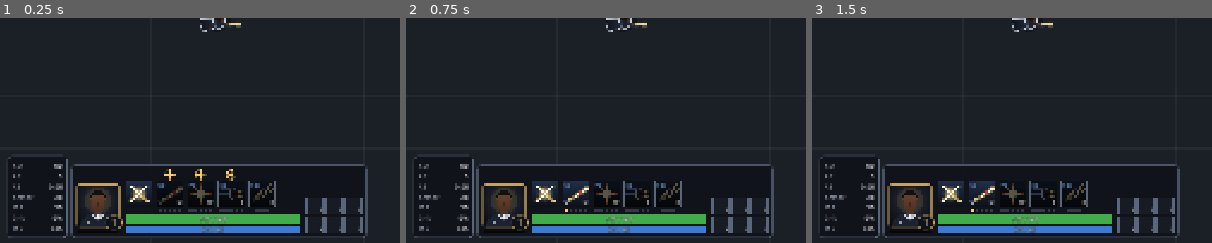
Above: before the commit, frames 1-3 (left to right).
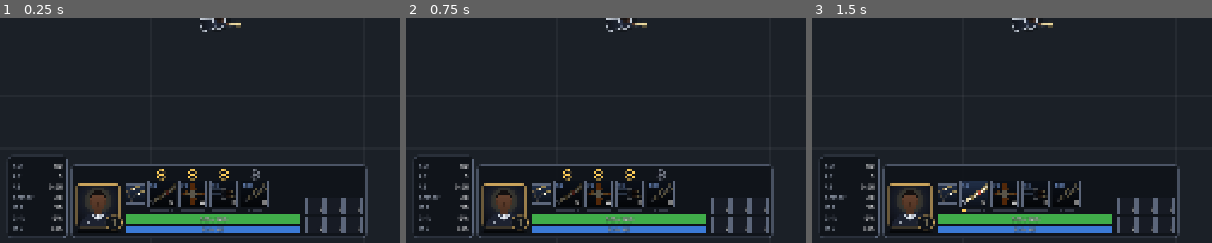
Above: after the commit, the same moments.

Repository: Anhdung1478/lucian-the-lantern
Game: Godot game, scene res://src/stage/stage.tscn
The game is run twice, just before and just after one commit, with the same random seed, the same clock (stepped at 60 frames per second) and the same inputs.
Inputs (mouse positions are % of the whole screen's width and height, from its top left):
- Up to frame 1 (0.25 s): no input
- Up to frame 2 (0.75 s): click (44, 85) at 0.52 s
- Up to frame 3 (1.5 s): click (43, 85) at 1.27 s
The pictures show only the part of the screen within x 23-73%, y 50-100%; the shares and areas given below are measured in that part.

The runs differ from the first frame. In frame 1, 2.8% of the frame differs, in the area x 31-69%, y 67-87%; in frame 2, 2.9%; in frame 3, 2.5%.

Commit message:
Skill bar: grey and locked rank-up buttons, Q/W grey during R and E during Q, smaller passive with new art
Co-Authored-By: Claude <noreply@anthropic.com>

Diff:
--- a/assets/art/ui/icon_passive.svg
+++ b/assets/art/ui/icon_passive.svg
@@ -1,11 +1,17 @@
 <svg xmlns="http://www.w3.org/2000/svg" width="128" height="128" viewBox="0 0 64 64">
-  <!-- Lightslinger: two crossed bolts of light -->
-  <defs><linearGradient id="bg" x1="0" y1="0" x2="0" y2="1"> …(253 unchanged characters)… f5a" stop-opacity="0"/></radialGradient></defs><rect width="64" height="64" fill="url(#bg)"/>
-  <circle cx="32" cy="32" r="20" fill="url(#glow)" opacity="0.6"/>
-  <path d="M 12 50 L 50 14" stroke="#ffcf5a" stroke-width="7" stroke-linecap="round" opacity="0.5"/>
-  <path d="M 12 50 L 50 14" stroke="#fffbe8" stroke-width="3" stroke-linecap="round"/>
-  <path d="M 14 14 L 52 50" stroke="#ffcf5a" stroke-width="7" stroke-linecap="round" opacity="0.5"/>
-  <path d="M 14 14 L 52 50" stroke="#fffbe8" stroke-width="3" stroke-linecap="round"/>
-  <circle cx="50" cy="14" r="5" fill="url(#glow)"/>
-  <circle cx="52" cy="50" r="5" fill="url(#glow)"/>
+  <!-- Lightslinger: two relic pistols firing rays of light -->
+  <defs><linearGradient id="bg" x1="0" y1="0" x2="0" y2="1"> …(253 unchanged characters)… f5a" stop-opacity="0"/></radialGradient>
+    <g id="gun">
+      <path d="M 27 -1.5 L 80 -1.5" stroke="#ffcf5a" stroke-width="7" stroke-linecap="round" opacity="0.5"/>
+      <path d="M 27 -1.5 L 80 -1.5" stroke="#fffbe8" stroke-width="2.6" stroke-linecap="round"/>
+      <path d="M -5 -6 L 24 -6 L 26 -4 L 26 1 L 9 1 L 7 4 L 2.5 4 L 0.5 14 L -7 14 L -5 3 Z" fill="#2b2f38" stroke="#c9a45c" stroke-width="1.3" stroke-linejoin="round"/>
+      <path d="M -3 -3.6 L 22 -3.6" stroke="#c9a45c" stroke-width="1"/>
+      <path d="M 3 4 C 3 7 7 7 8 1" fill="none" stroke="#c9a45c" stroke-width="1"/>
+      <circle cx="1.5" cy="-1" r="1.7" fill="#fffbe8"/>
+      <circle cx="27" cy="-1.5" r="5" fill="url(#glow)"/>
+    </g>
+  </defs>
+  <rect width="64" height="64" fill="url(#bg)"/>
+  <use href="#gun" transform="translate(9 27) rotate(-30) scale(0.85)"/>
+  <use href="#gun" transform="translate(20 47) rotate(-30) scale(0.85)"/>
 </svg>
--- a/src/core/champion_progress.gd
+++ b/src/core/champion_progress.gd
@@ -50,6 +50,15 @@
 		and next <= mini(MAX_RANKS[slot], bought[slot])
 		and level >= required_level(slot, next)
 	)
+
+
+## The next rank of `slot` is bought in the Evolution Tree.
+func next_rank_bought(slot: Slot) -> bool:
+	return ranks[slot] < mini(MAX_RANKS[slot], bought[slot])
+
+
+func is_maxed(slot: Slot) -> bool:
+	return ranks[slot] >= MAX_RANKS[slot]
 
 
 func rank_up(slot: Slot) -> bool:
--- a/src/lucian/lucian.gd
+++ b/src/lucian/lucian.gd
@@ -165,6 +165,17 @@
 	return true
 
 
+## Skills another skill holds back, greyed on the HUD: Q and W while R
+## fires, E during Q's cast time.
+func is_skill_blocked(slot: ChampionProgress.Slot) -> bool:
+	match slot:
+		ChampionProgress.Slot.Q, ChampionProgress.Slot.W:
+			return (skills[ChampionProgress.Slot.R] as TheCulling).is_channeling()
+		ChampionProgress.Slot.E:
+			return (skills[ChampionProgress.Slot.Q] as PiercingLight).is_casting()
+	return false
+
+
 ## The slot waiting for the current cast time or dash to end, or -1.
 func queued_cast() -> int:
 	return _queued_slot
--- a/src/lucian/skills/piercing_light.gd
+++ b/src/lucian/skills/piercing_light.gd
@@ -18,6 +18,11 @@
 	lucian.visuals.face(_direction)
 	lucian.lock_cast(cast_time)
 	_fire_in = cast_time
+
+
+## Q's cast time is still running.
+func is_casting() -> bool:
+	return _fire_in > 0.0
 
 
 func describe() -> String:
--- /dev/null
+++ b/src/ui/hud/grey_icon.gdshader
@@ -0,0 +1,7 @@
+shader_type canvas_item;
+// Turns an icon grey and a little darker: the skill can't be used right now.
+
+void fragment() {
+	float light = dot(COLOR.rgb, vec3(0.299, 0.587, 0.114));
+	COLOR.rgb = vec3(light * 0.7);
+}
--- a/src/ui/hud/hud.gd
+++ b/src/ui/hud/hud.gd
@@ -47,7 +47,7 @@
 	wallet.changed.connect(_show_gold)
 	_show_gold(wallet.gold)
 	stats_panel.lucian = target
-	_add_skill_slot(null, PASSIVE_ICON, "")
+	_add_skill_slot(null, PASSIVE_ICON, "", SkillSlot.PASSIVE_SIZE)
 	var settings := GameSettings.instance()
 	for i in SKILL_ICONS.size():
 		_add_skill_slot(target.skills[i], SKILL_ICONS[i], settings.key_label(SKILL_ACTIONS[i]))
@@ -107,9 +107,9 @@
 		_fps_label.text = "FPS %d" % Engine.get_frames_per_second()
 
 
-func _add_skill_slot(skill: LucianSkill, icon: Texture2D, key: String) -> void:
+func _add_skill_slot(skill: LucianSkill, icon: Texture2D, key: String, icon_size := SkillSlot.ICON_SIZE) -> void:
 	var slot := SkillSlot.new()
-	slot.setup(lucian, skill, icon, key)
+	slot.setup(lucian, skill, icon, key, icon_size)
 	skill_row.add_child(slot)
 	if skill:
 		_skill_slots.append(slot)
--- a/src/ui/hud/skill_slot.gd
+++ b/src/ui/hud/skill_slot.gd
@@ -1,14 +1,18 @@
 class_name SkillSlot
 extends Control
 ## One skill icon on the HUD: cooldown sweep, rank dots, mana cost, "+" button
-## and lock icon. A slot without a skill is the passive. Hovering shows the
-## skill's card above it.
+## and lock icon. A slot without a skill is the passive, drawn smaller.
+## Hovering shows the skill's card above it.
 
 const ICON_SIZE := 64.0
+## 70% of a skill icon.
+const PASSIVE_SIZE := 45.0
 const PLUS_HEIGHT := 26.0
 const PLUS_RADIUS := 11.0
 const PLUS_FILL := Color(0.07, 0.08, 0.11, 0.92)
 const PLUS_HOVER := Color("fff1c2")
+## A "+" that can't be pressed yet.
+const PLUS_GREY := Color(0.45, 0.47, 0.52)
 const DOTS_HEIGHT := 12.0
 const SWEEP_COLOR := Color(0, 0, 0, 0.68)
 const FRAME_COLOR := Color(0.36, 0.4, 0.48)
@@ -16,6 +20,8 @@
 const DOT_OFF := Color(0.2, 0.22, 0.27)
 const NO_MANA_TINT := Color(0.45, 0.55, 1.0)
 const UNLEARNED_TINT := Color(0.35, 0.35, 0.35)
+## Greys out a skill another one holds back (Q and W during R, E during Q).
+const GREY_SHADER := preload("res://src/ui/hud/grey_icon.gdshader")
 const LOCK_TEXTURE := preload("res://assets/art/ui/lock.svg")
 
 var lucian: Lucian
@@ -30,14 +36,21 @@
 var _lock: TextureRect
 var _key_label: Label
 var _key := ""
-
-
-func setup(target: Lucian, slot_skill: LucianSkill, icon: Texture2D, key: String) -> void:
+var _icon_size := ICON_SIZE
+var _grey := ShaderMaterial.new()
+## The next rank isn't bought yet: the grey "+" gets a lock.
+var _plus_locked := false
+
+
+## `icon_size` is smaller than ICON_SIZE for the passive, which then sits
+## centered in the skill icons' band.
+func setup(target: Lucian, slot_skill: LucianSkill, icon: Texture2D, key: String, icon_size := ICON_SIZE) -> void:
 	lucian = target
 	skill = slot_skill
 	_key = key
-	custom_minimum_size = Vector2(ICON_SIZE, PLUS_HEIGHT + ICON_SIZE + DOTS_HEIGHT)
-	var icon_rect := Rect2(0, PLUS_HEIGHT, ICON_SIZE, ICON_SIZE)
+	_icon_size = icon_size
+	custom_minimum_size = Vector2(icon_size, PLUS_HEIGHT + ICON_SIZE + DOTS_HEIGHT)
+	var icon_rect := Rect2(0, PLUS_HEIGHT + (ICON_SIZE - icon_size) * 0.5, icon_size, icon_size)
 
 	# A flat, text-less button: _draw_plus paints the ringed circle and the "+".
 	_plus = Button.new()
@@ -53,6 +66,7 @@
 		_plus.pressed.connect(func() -> void: lucian.try_rank_up(skill.slot))
 	add_child(_plus)
 
+	_grey.shader = GREY_SHADER
 	_icon = TextureRect.new()
 	_icon.texture = icon
 	_icon.expand_mode = TextureRect.EXPAND_IGNORE_SIZE
@@ -92,8 +106,13 @@
 	var cost := skill.mana_cost()
 	var remaining := skill.cooldown.remaining
 	_lock.visible = progress.bought[skill.slot] == 0
-	# No rank-ups while paused, same as Ctrl + key.
-	_plus.visible = progress.can_rank_up(skill.slot) and not get_tree().paused
+	# With a point to spend, every unmaxed skill shows its "+": gold when it
+	# can rank up, grey (and locked if the rank isn't bought) when not. No
+	# rank-ups while paused, same as Ctrl + key.
+	_plus.visible = progress.skill_points() > 0 and not progress.is_maxed(skill.slot) and not get_tree().paused
+	_plus.disabled = not progress.can_rank_up(skill.slot)
+	_plus_locked = not progress.next_rank_bought(skill.slot)
+	_plus.queue_redraw()
 	_cost_label.text = str(roundi(cost)) if cost > 0.0 else ""
 	if remaining <= 0.0:
 		_cooldown_label.text = ""
@@ -101,8 +120,12 @@
 		_cooldown_label.text = "%.1f" % remaining
 	else:
 		_cooldown_label.text = str(ceili(remaining))
+	var blocked := skill.rank() > 0 and lucian.is_skill_blocked(skill.slot)
+	_icon.material = _grey if blocked else null
 	if skill.rank() == 0:
 		_icon.modulate = UNLEARNED_TINT
+	elif blocked:
+		_icon.modulate = Color.WHITE
 	elif lucian.mana < cost:
 		_icon.modulate = NO_MANA_TINT
 	else:
@@ -132,11 +155,11 @@
 
 
 func _draw_overlay() -> void:
-	var rect := Rect2(Vector2.ZERO, Vector2(ICON_SIZE, ICON_SIZE))
+	var rect := Rect2(Vector2.ZERO, Vector2(_icon_size, _icon_size))
 	if skill:
 		var fraction := skill.cooldown.fraction_remaining()
 		if fraction > 0.005:
-			_overlay.draw_colored_polygon(sweep_polygon(fraction, ICON_SIZE), SWEEP_COLOR)
+			_overlay.draw_colored_polygon(sweep_polygon(fraction, _icon_size), SWEEP_COLOR)
 	elif lucian.passive.charged:
 		_overlay.draw_rect(rect.grow(-2.0), DOT_ON, false, 4.0)
 		return
@@ -144,18 +167,24 @@
 
 
 ## The rank-up button: a gold "+" in a gold ring. Brighter on hover; pressing
-## fills the circle gold.
+## fills the circle gold. Grey when the skill can't rank up now, with a small
+## lock when its next rank isn't bought.
 func _draw_plus() -> void:
 	var center := _plus.size * 0.5
 	var mode := _plus.get_draw_mode()
 	var pressed := mode == BaseButton.DRAW_PRESSED or mode == BaseButton.DRAW_HOVER_PRESSED
 	var accent := PLUS_HOVER if mode == BaseButton.DRAW_HOVER else DOT_ON
+	if _plus.disabled:
+		accent = PLUS_GREY
+		pressed = false
 	_plus.draw_circle(center, PLUS_RADIUS, accent if pressed else PLUS_FILL)
 	_plus.draw_arc(center, PLUS_RADIUS, 0.0, TAU, 32, accent, 2.0, true)
 	var mark := PLUS_FILL if pressed else accent
 	var arm := PLUS_RADIUS * 0.55
 	_plus.draw_line(center - Vector2(arm, 0), center + Vector2(arm, 0), mark, 3.0, true)
 	_plus.draw_line(center - Vector2(0, arm), center + Vector2(0, arm), mark, 3.0, true)
+	if _plus.disabled and _plus_locked:
+		_plus.draw_texture_rect(LOCK_TEXTURE, Rect2(center + Vector2(PLUS_RADIUS - 2.0, -2.0), Vector2(14, 14)), false)
 
 
 ## Dark area of a square cooldown sweep: the last `fraction` of a clockwise
--- a/tests/tools/screenshot.gd
+++ b/tests/tools/screenshot.gd
@@ -78,6 +78,8 @@
 			await scenario_actives()
 		"energized":
 			await scenario_energized()
+		"skillbar":
+			await scenario_skillbar()
 		_:
 			push_error("Unknown scenario: " + scenario)
 	quit()
@@ -746,3 +748,27 @@
 	await wait(0.3)
 	print("range with RFC ready (expect 675): ", roundi(lucian.attack_range()))
 	await shot("energized_1_ready")
+
+
+func scenario_skillbar() -> void:
+	var Slot := ChampionProgress.Slot
+	var dummy: TrainingDummy = stage.get_node("World/TrainingDummy")
+	lucian.progress.set_level(2)
+	lucian.try_rank_up(Slot.Q)
+	lucian.progress.bought[Slot.W] = 0
+	print("points (expect 1): ", lucian.progress.skill_points(), "  Q can rank (expect false): ", lucian.progress.can_rank_up(Slot.Q))
+	await wait(0.1)
+	await shot("skillbar_0_plus")
+	lucian.progress.bought[Slot.W] = 5
+	lucian.progress.set_level(6)
+	for slot in [Slot.W, Slot.E, Slot.R]:
+		lucian.try_rank_up(slot)
+	lucian.try_cast(Slot.R, dummy.global_position)
+	await wait(0.3)
+	print("Q/W blocked during R (expect true true): ", lucian.is_skill_blocked(Slot.Q), " ", lucian.is_skill_blocked(Slot.W))
+	await shot("skillbar_1_r_greys_qw")
+	(lucian.skills[Slot.R] as TheCulling).stop()
+	lucian.try_cast(Slot.Q, dummy.global_position)
+	await wait(0.05)
+	print("E blocked during Q (expect true): ", lucian.is_skill_blocked(Slot.E))
+	await shot("skillbar_2_q_greys_e")
--- a/tests/unit/test_champion_progress.gd
+++ b/tests/unit/test_champion_progress.gd
@@ -181,3 +181,23 @@
 	assert_signal_emitted_with_parameters(progress, "level_changed", [18])
 	progress.set_level(0)
 	assert_eq(progress.level, 1)
+
+
+func test_basic_ranks_2_to_5_wait_for_levels_3_5_7_9() -> void:
+	for rank in [2, 3, 4, 5]:
+		progress.set_level(2 * rank - 2)
+		progress.ranks[Slot.Q] = rank - 1
+		assert_false(progress.can_rank_up(Slot.Q), "rank %d at level %d" % [rank, 2 * rank - 2])
+		progress.set_level(2 * rank - 1)
+		progress.ranks[Slot.Q] = rank - 1
+		assert_true(progress.can_rank_up(Slot.Q), "rank %d at level %d" % [rank, 2 * rank - 1])
+
+
+func test_next_rank_bought_and_maxed() -> void:
+	progress.bought[Slot.W] = 1
+	assert_true(progress.next_rank_bought(Slot.W))
+	progress.ranks[Slot.W] = 1
+	assert_false(progress.next_rank_bought(Slot.W))
+	progress.ranks[Slot.R] = 3
+	assert_true(progress.is_maxed(Slot.R))
+	assert_false(progress.is_maxed(Slot.Q))
--- a/tests/unit/test_lucian_casting.gd
+++ b/tests/unit/test_lucian_casting.gd
@@ -69,3 +69,23 @@
 	lucian.progress.set_level(2)
 	assert_gt(lucian.stats.max_hp, old_max)
 	assert_almost_eq(lucian.hp, 500.0 + lucian.stats.max_hp - old_max, 0.001)
+
+
+func test_q_cast_greys_e() -> void:
+	lucian.progress.set_level(3)
+	lucian.try_rank_up(Slot.Q)
+	lucian.try_rank_up(Slot.E)
+	assert_false(lucian.is_skill_blocked(Slot.E))
+	assert_true(lucian.try_cast(Slot.Q, lucian.global_position + Vector2.RIGHT * 100))
+	assert_true(lucian.is_skill_blocked(Slot.E))
+	await wait_seconds(0.4)
+	assert_false(lucian.is_skill_blocked(Slot.E))
+
+
+func test_r_greys_q_and_w_but_not_e() -> void:
+	lucian.progress.set_level(6)
+	lucian.try_rank_up(Slot.R)
+	assert_true(lucian.try_cast(Slot.R, lucian.global_position + Vector2.RIGHT * 100))
+	assert_true(lucian.is_skill_blocked(Slot.Q))
+	assert_true(lucian.is_skill_blocked(Slot.W))
+	assert_false(lucian.is_skill_blocked(Slot.E))
Not shown, added: src/ui/hud/grey_icon.gdshader.uid
